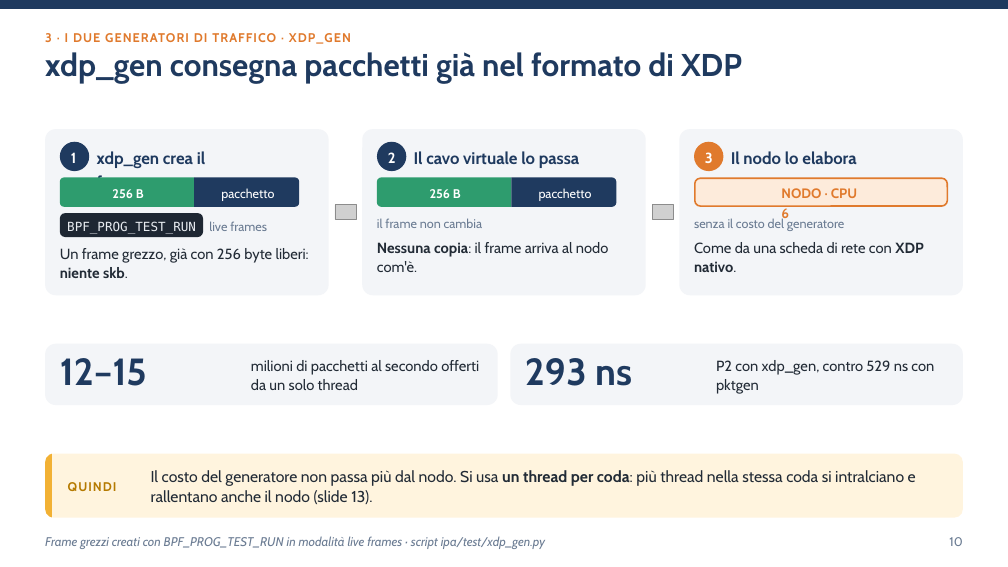
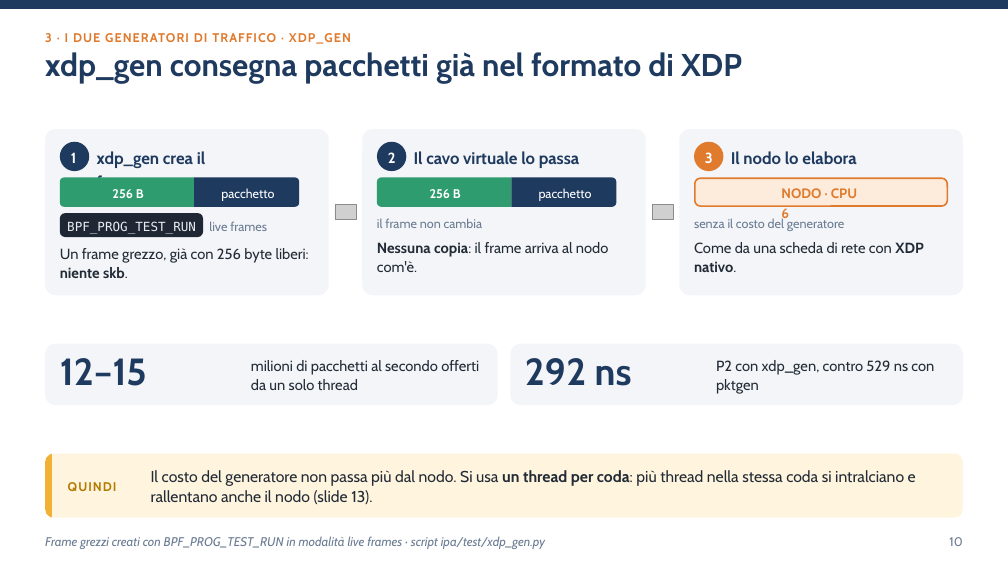
Before and after one commit to ettore-cantile/ipa_lab, a slide deck: slide 10 of docs/Test reale su dual boot.pptx. Drawn at 1008x567 pixels with LibreOffice and Linux fonts; fonts in the diff are those of the drawing; grey boxes stand for pictures. Boxes give left, top, right and bottom in pixels: in the first picture for what was removed or moved away, otherwise in the second. Text is boxed around its words. In the diff, an @@ line names an element or a change of style, - is before the commit and + after.

```diff
--- a/docs/Test reale su dual boot.pptx
+++ b/docs/Test reale su dual boot.pptx
@@ text at [525,358,632,386]: text changed @@
-293 ns
+292 ns
```
Also in this commit, not shown: 5 other slides changed, 27 other files.
